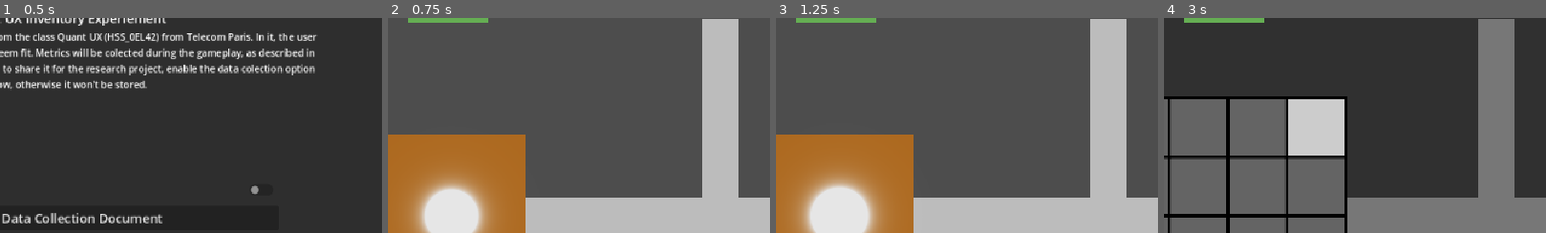
Above: before the commit, frames 1-4 (left to right).
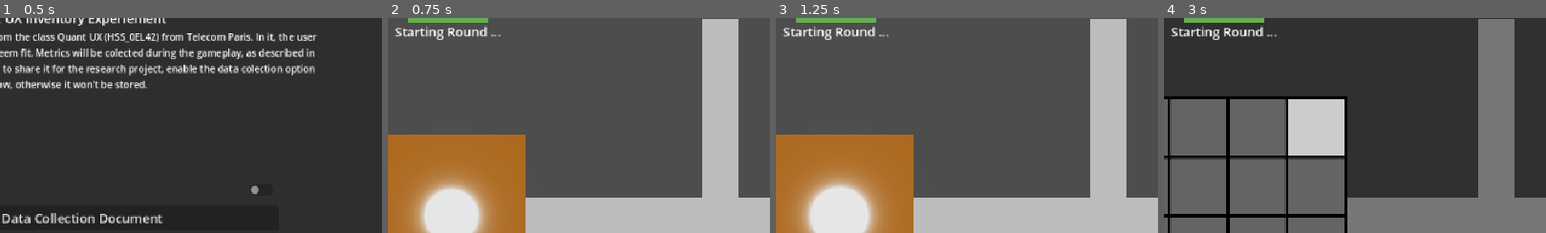
Above: after the commit, the same moments.

Repository: loco-choco/quantux-ui-experiment
Game: Godot game, scene res://scenes/main.tscn
Two runs of this game, one before a commit and one after it. Both use one fixed random seed, a clock stepped at 60 frames per second and the inputs below. The engine's default icon, where the game draws it, is replaced by a stand-in: a white triangle on a blue panel in a dark square.
Inputs (mouse positions are % of the whole screen's width and height, from its top left):
- Up to frame 1 (0.5 s): no input
- Up to frame 2 (0.75 s): click "Play Round" at 0.5 s
- Up to frame 3 (1.25 s): no input
- Up to frame 4 (3 s): move the mouse to (72, 45) at 1.27 s; hold Tab (hud_toggle_quick_inv) 1.28-2.03 s; click (72, 45) at 1.42 s; tap Enter at 2 s; move the mouse to (30, 55) at 2.02 s; tap E (pickup_item) at 2.1 s; click (30, 55) at 2.17 s; tap Space (hud_toggle_inventory) at 2.75 s; move the mouse to (60, 28) at 2.77 s; tap Left (player_move_x_neg) at 2.85 s; click (60, 28) at 2.92 s
The pictures show only the part of the screen within x 42-92%, y 4-54%; the shares and areas given below are measured in that part.

Frame 1 is identical in both runs. In frame 2, 0.6% of the frame differs, in the area x 2-30%, y 3-11%; in frame 3, 0.6%; in frame 4, 0.7%.

Commit message:
added round counter

Diff:
--- a/scenes/world.tscn
+++ b/scenes/world.tscn
@@ -33,12 +33,14 @@
 process_mode = 1
 autostart = true
 
-[node name="RoundLogic" type="Node" parent="." node_paths=PackedStringArray("player", "hud", "wave_logic")]
+[node name="RoundLogic" type="Node" parent="." node_paths=PackedStringArray("player", "hud", "wave_logic", "wave_label", "enemies_label")]
 unique_name_in_owner = true
 script = ExtResource("1_i7141")
 player = NodePath("../Player")
 hud = NodePath("../HUD")
 wave_logic = NodePath("../EnemyWaveLogic")
+wave_label = NodePath("../HUD/HealthBar/Wave")
+enemies_label = NodePath("../HUD/HealthBar/Enemies")
 
 [node name="Map" parent="." instance=ExtResource("1_4wyf3")]
 
@@ -70,6 +72,25 @@
 process_mode = 3
 player = NodePath("../Player")
 
+[node name="Wave" type="Label" parent="HUD/HealthBar" index="0"]
+unique_name_in_owner = true
+layout_mode = 0
+offset_left = -17.0
+offset_top = 27.0
+offset_right = 116.0
+offset_bottom = 51.0
+text = "Starting Round ..."
+horizontal_alignment = 1
+
+[node name="Enemies" type="Label" parent="HUD/HealthBar" index="1"]
+unique_name_in_owner = true
+layout_mode = 0
+offset_left = -17.0
+offset_top = 48.0
+offset_right = 116.0
+offset_bottom = 72.0
+horizontal_alignment = 1
+
 [connection signal="timeout" from="RoundDataCollection/MouseFramingTimer" to="RoundDataCollection" method="get_current_mouse_pos"]
 [connection signal="timeout" from="RoundDataCollection/EnemyWaveFramingTimer" to="RoundDataCollection" method="get_current_enemies_status"]
 [connection signal="item_collected" from="Player" to="HUD" method="_on_player_item_collected"]
--- a/scripts/enemy_spawner.gd
+++ b/scripts/enemy_spawner.gd
@@ -2,6 +2,8 @@
 
 signal wave_started(wave: int)
 signal wave_completed(wave: int)
+signal wave_progression(alive: int, total: int)
+
 signal last_wave_completed()
 
 @export var enemy_scene : PackedScene
@@ -35,11 +37,13 @@
 		enemy.died.connect(_on_enemy_died)
 		add_child(enemy)
 	wave_started.emit(current_wave)
+	wave_progression.emit(wave.amount_of_enemies, wave.amount_of_enemies)
 	print("spawned wave")
 
 func _on_enemy_died(enemy: Enemy) -> void:
 	current_alive_enemies.erase(enemy)
 	if current_alive_enemies.size() <= 0:
+		wave_progression.emit(current_alive_enemies.size(), enemy_waves.waves[current_wave].amount_of_enemies)
 		print("Wave ", current_wave, " completed!")
 		wave_completed.emit(current_wave)
 		current_wave = current_wave + 1
--- a/scripts/round_logic.gd
+++ b/scripts/round_logic.gd
@@ -6,9 +6,17 @@
 @export var hud : PlayerHUD
 @export var wave_logic : EnemyWaveLogic
 
+@export var wave_label : Label
+@export var enemies_label : Label
+
 func _ready() -> void:
 	player.player_died.connect(on_game_over)
 	wave_logic.last_wave_completed.connect(on_game_won)
+	wave_logic.wave_started.connect(func(wave : int): \
+		wave_label.text = "Wave: %d / %d" % [wave + 1, wave_logic.enemy_waves.waves.size()])
+	wave_logic.wave_completed.connect(func(wave : int): wave_label.text = "Waiting for next wave")
+	wave_logic.wave_progression.connect(func(alive: int, total: int): \
+		enemies_label.text = "Enemies: %d / %d" % [alive, total])
 func on_game_over() -> void:
 	_round_end_logic()
 	print("Game over!")
